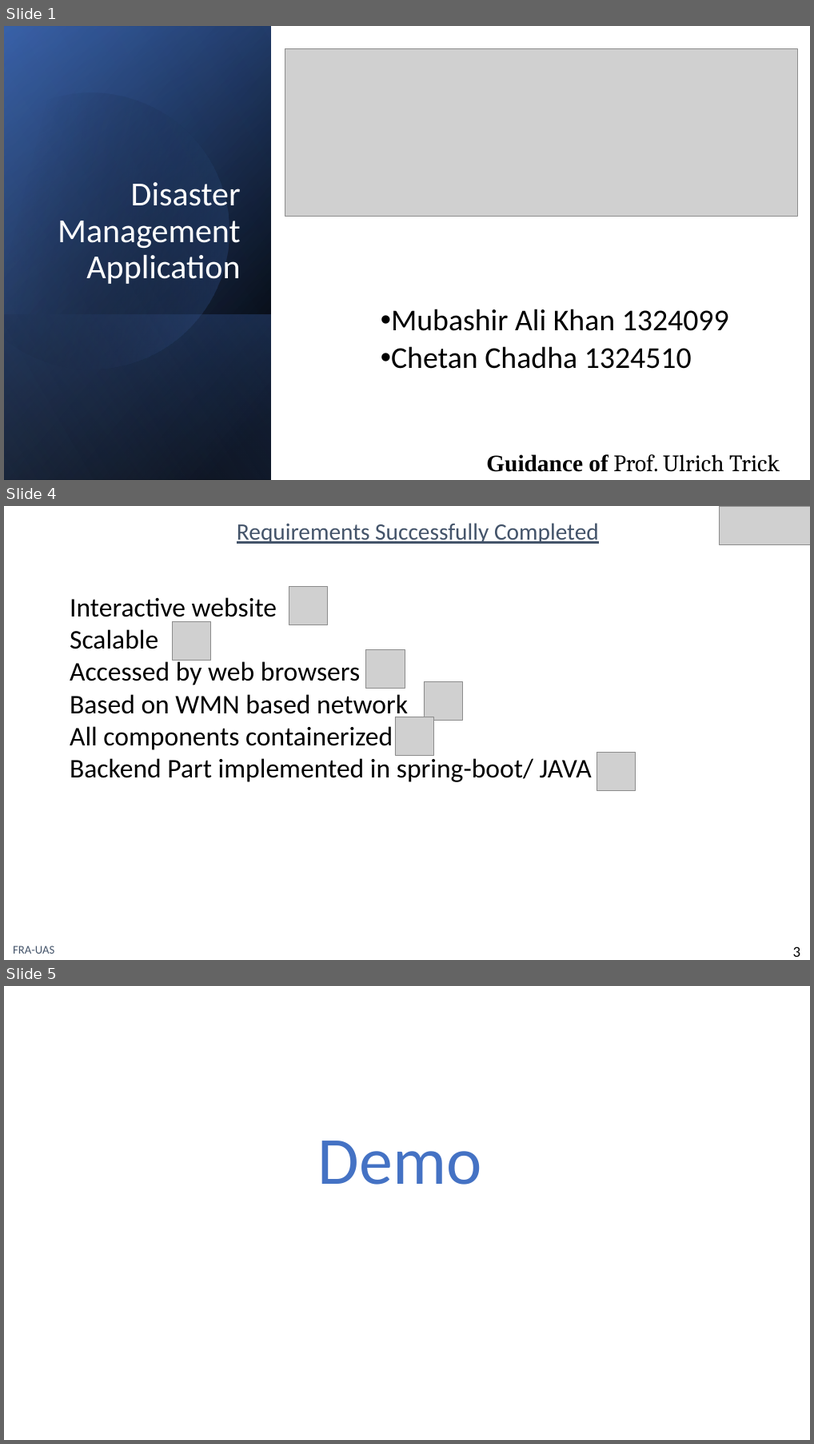
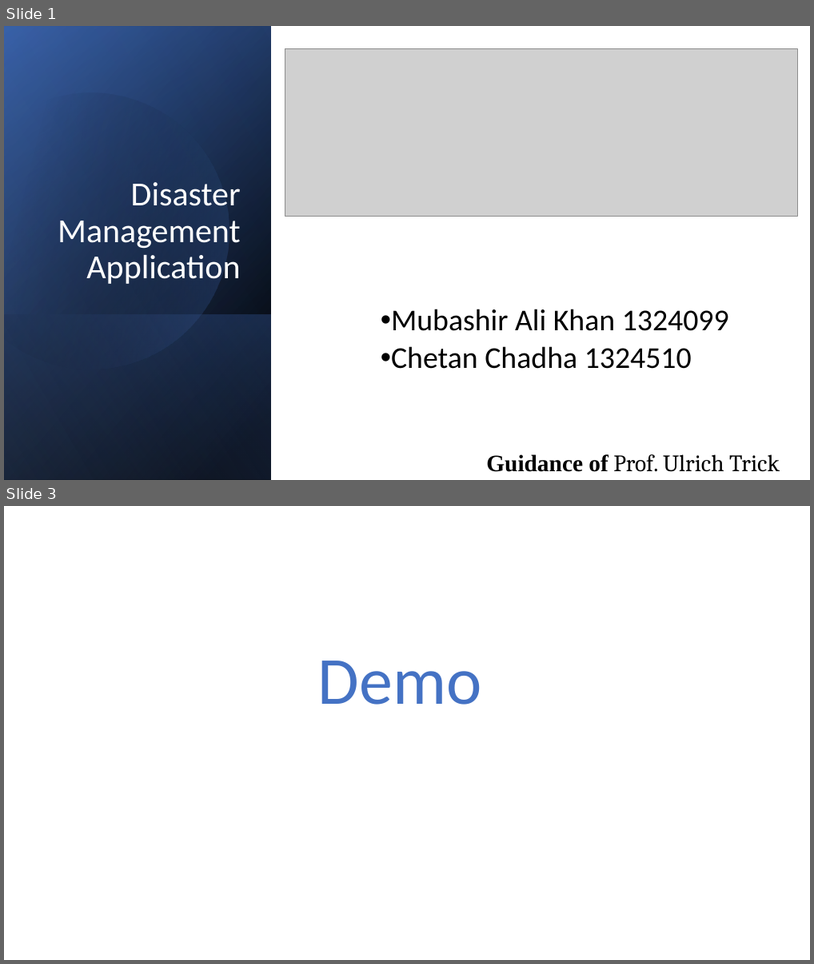
Before and after one commit to chetan2510/MCProject, a slide deck: DisasterManagementPresentation.pptx. Shown one above the other, each under a label of ours: slides 1, 4 and 5 before the commit, slides 1 and 3 after it; the slides between them are not shown. The pictures are 814x1444 and 814x964 pixels, drawn with LibreOffice and Linux fonts; fonts in the diff are those of the drawing; grey boxes stand for pictures. Boxes give left, top, right and bottom in pixels: in the first picture for what was removed or moved away, otherwise in the second. Text is boxed around its words. In the diff, an @@ line names an element or a change of style, - is before the commit and + after.

Commit message:
Updated presentation

```diff
--- a/DisasterManagementPresentation.pptx
+++ b/DisasterManagementPresentation.pptx
@@ slide 4 removed at bbox=[4, 506, 810, 960], background #FFFFFF @@
@@ text removed at bbox=[237, 523, 599, 544] @@
-Requirements Successfully Completed
@@ picture removed at bbox=[720, 506, 810, 544] @@
@@ text removed at bbox=[70, 597, 592, 782] @@
-Interactive website
-Scalable
-Accessed by web browsers
-Based on WMN based network
-All components containerized
-Backend Part implemented in spring-boot/ JAVA
@@ picture removed at bbox=[289, 587, 328, 625] @@
@@ picture removed at bbox=[173, 621, 211, 660] @@
@@ picture removed at bbox=[366, 650, 405, 688] @@
@@ picture removed at bbox=[424, 681, 462, 720] @@
@@ picture removed at bbox=[395, 716, 434, 756] @@
@@ picture removed at bbox=[598, 752, 636, 790] @@
@@ text removed at bbox=[13, 945, 54, 953] @@
-FRA-UAS
@@ text removed at bbox=[794, 946, 802, 956] @@
-3
@@ what was slide 5 is now slide 3 @@
```
Also in this commit, not shown: 1 slide changed, 1 other slide removed.
